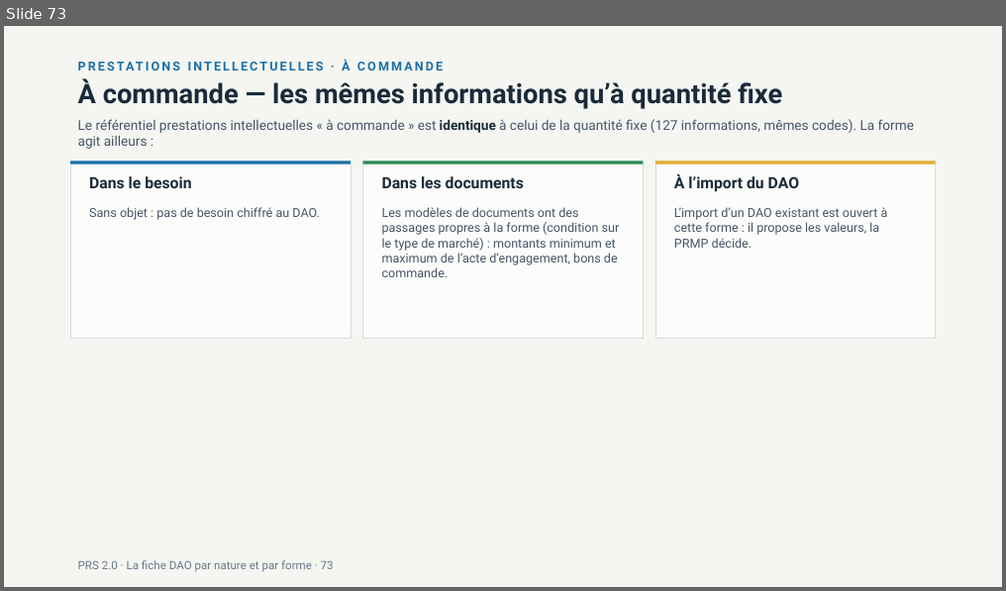
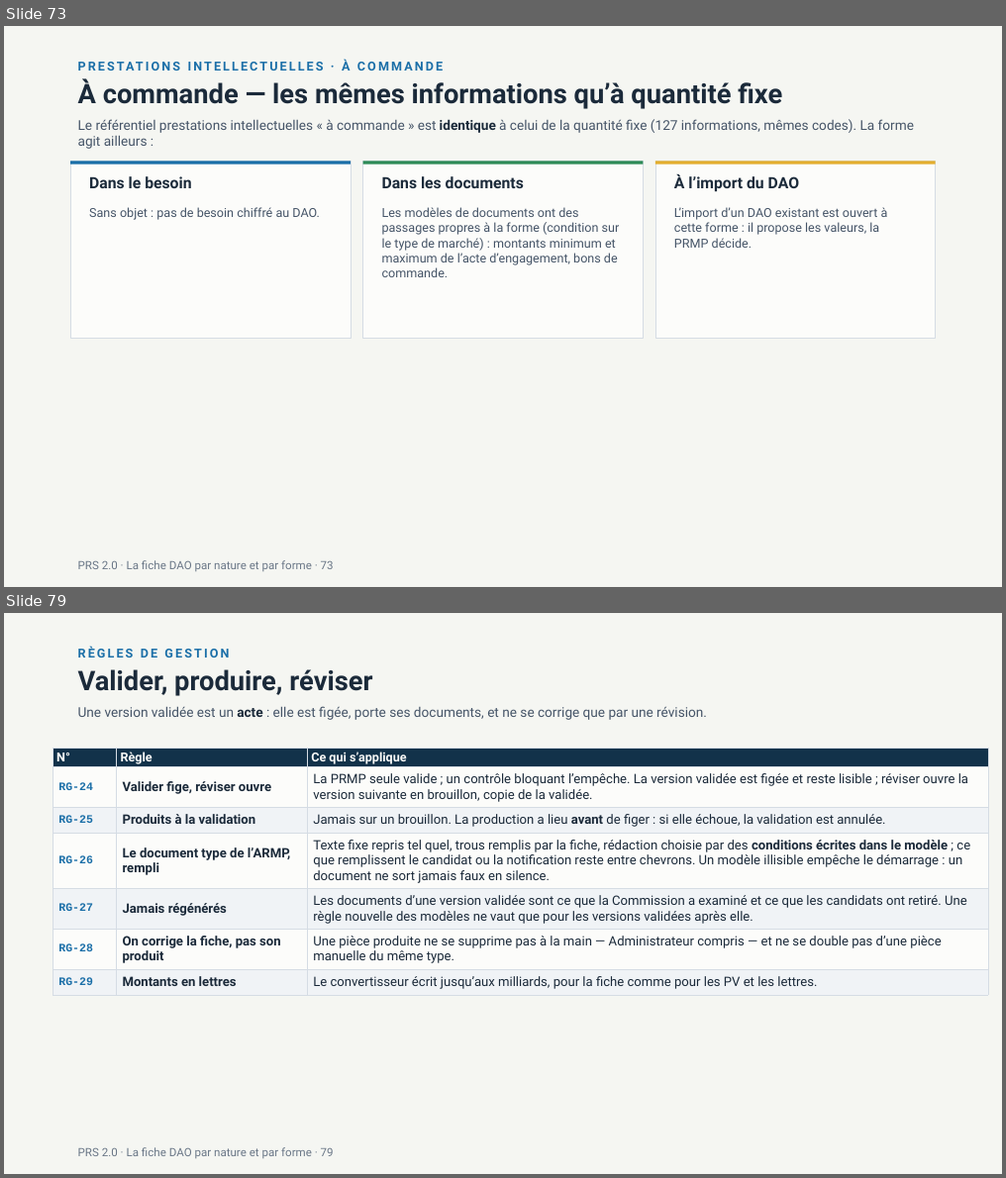
Before and after one commit to lralaitsilanihasy-create/PRS2.0-frontend, a slide deck: docs/documentation/PRS2-fiche-dao-nature-forme-2026-10-07.pptx. Shown one above the other, each under a label of ours: slide 73 before the commit, slides 73 and 79 after it; the slides between them are not shown. The pictures are 1006x591 and 1006x1178 pixels, drawn with LibreOffice and Linux fonts; fonts in the diff are those of the drawing. Boxes give left, top, right and bottom in pixels: in the first picture for what was removed or moved away, otherwise in the second. Text is boxed around its words. In the diff, an @@ line names an element or a change of style, - is before the commit and + after.

```diff
--- a/docs/documentation/PRS2-fiche-dao-nature-forme-2026-10-07.pptx
+++ b/docs/documentation/PRS2-fiche-dao-nature-forme-2026-10-07.pptx
@@ slide 79 added at [4, 613, 1002, 1174], background #F5F6F2 @@
@@ text added at [78, 646, 229, 658], 12 pt, text #1B6FA8, bold @@
+RÈGLES DE GESTION
@@ text added at [78, 669, 372, 696], 26 pt, text #1B2A3A, bold @@
+Valider, produire, réviser
@@ text added at [78, 706, 707, 720], 13 pt, text #465568 @@
+Une version validée est un acte : elle est figée, porte ses documents, et ne se corrige que par une révision.
@@ table added at [53, 749, 988, 993], 7 rows, 3 columns @@
+N° | Règle | Ce qui s’applique
+RG-24 | Valider fige, réviser ouvre | La PRMP seule valide ; un contrôle bloquant l’empêche. La version validée est figée et reste lisible ; réviser ouvre la version suivante en brouillon, copie de la validée.
+RG-25 | Produits à la validation | Jamais sur un brouillon. La production a lieu avant de figer : si elle échoue, la validation est annulée.
+RG-26 | Le document type de l’ARMP, rempli | Texte fixe repris tel quel, trous remplis par la fiche, rédaction choisie par des conditions écrites dans le modèle ; ce que remplissent le candidat ou la notification reste entre chevrons. Un modèle illisible empêche le démarrage : un document ne sort jamais faux en silence.
+RG-27 | Jamais régénérés | Les documents d’une version validée sont ce que la Commission a examiné et ce que les candidats ont retiré. Une règle nouvelle des modèles ne vaut que pour les versions validées après elle.
+RG-28 | On corrige la fiche, pas son produit | Une pièce produite ne se supprime pas à la main — Administrateur compris — et ne se double pas d’une pièce manuelle du même type.
+RG-29 | Montants en lettres | Le convertisseur écrit jusqu’aux milliards, pour la fiche comme pour les PV et les lettres.
@@ text added at [78, 1148, 334, 1158], 11 pt, text #6A7787 @@
+PRS 2.0 · La fiche DAO par nature et par forme · 79
```
Also in this commit, not shown: 3 slides changed, 9 other slides added.
